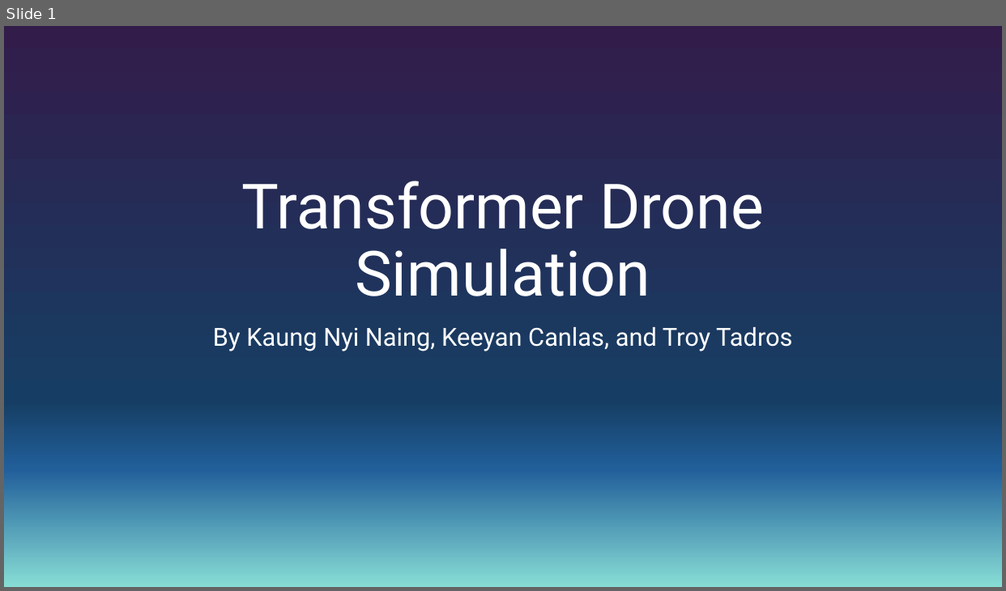
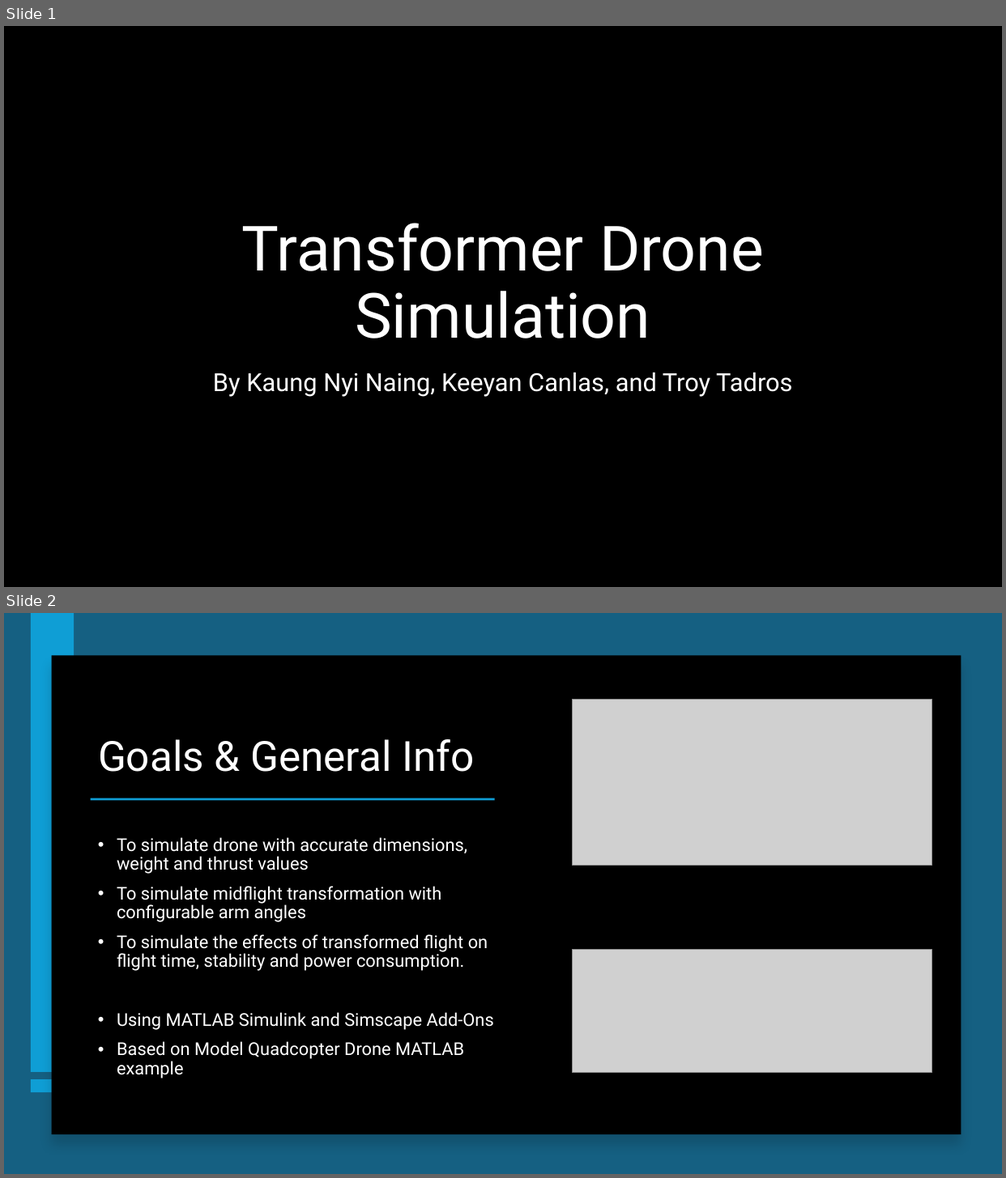
Before and after one commit to KNN1244/Transformer_Drone_RSCL, a slide deck: Documentation/Firday_3_6_2026_Presentation.pptx. Shown one above the other, each under a label of ours: slide 1 before the commit, slides 1 and 2 after it. The pictures are 1006x591 and 1006x1178 pixels, drawn with LibreOffice and Linux fonts; fonts in the diff are those of the drawing; grey boxes stand for pictures; background and template pictures are left out. Boxes give left, top, right and bottom in pixels: in the first picture for what was removed or moved away, otherwise in the second. Text is boxed around its words. In the diff, an @@ line names an element or a change of style, - is before the commit and + after.

```diff
--- a/Documentation/Firday_3_6_2026_Presentation.pptx
+++ b/Documentation/Firday_3_6_2026_Presentation.pptx
@@ slide 2 added at (4,613,1002,1174), background #156082 @@
@@ rectangle added at (31,613,74,1072), fill #0F9ED5 @@
@@ rectangle added at (51,656,961,1135), fill #000000 @@
@@ picture added at (573,699,932,865) @@
@@ title added at (98,739,474,772), 40 pt, text #FFFFFF @@
+Goals & General Info
@@ rectangle added at (90,798,494,801), fill #0F9ED5 @@
@@ text added at (117,837,494,1079), 17 pt, text #FFFFFF @@
+• To simulate drone with accurate dimensions, weight and thrust values
+• To simulate midflight transformation with configurable arm angles
+• To simulate the effects of transformed flight on flight time, stability and power consumption.
+• Using MATLAB Simulink and Simscape Add-Ons
+• Based on Model Quadcopter Drone MATLAB example
@@ picture added at (573,950,932,1072) @@
@@ rectangle added at (31,1080,74,1093), fill #0F9ED5 @@
@@ slide 1 changed as well @@
@@ background gradient #321C4A to #163E64 to #215F9A to #87DDD5 to picture (left out) @@
@@ rectangle added at (4,26,1002,587), fill #000000 @@
@@ title "Transformer Drone Simulation": place and size @@
-title "Transformer Drone Simulation" at (241,181,764,297)
+title "Transformer Drone Simulation" at (241,223,764,339)
@@ subtitle "By Kaung Nyi Naing, Keeyan ...": place and size @@
-subtitle "By Kaung Nyi Naing, Keeyan ..." at (213,327,792,352)
+subtitle "By Kaung Nyi Naing, Keeyan ..." at (213,373,792,397)
```
Also in this commit, not shown: 8 other slides added, 1 slide removed.
